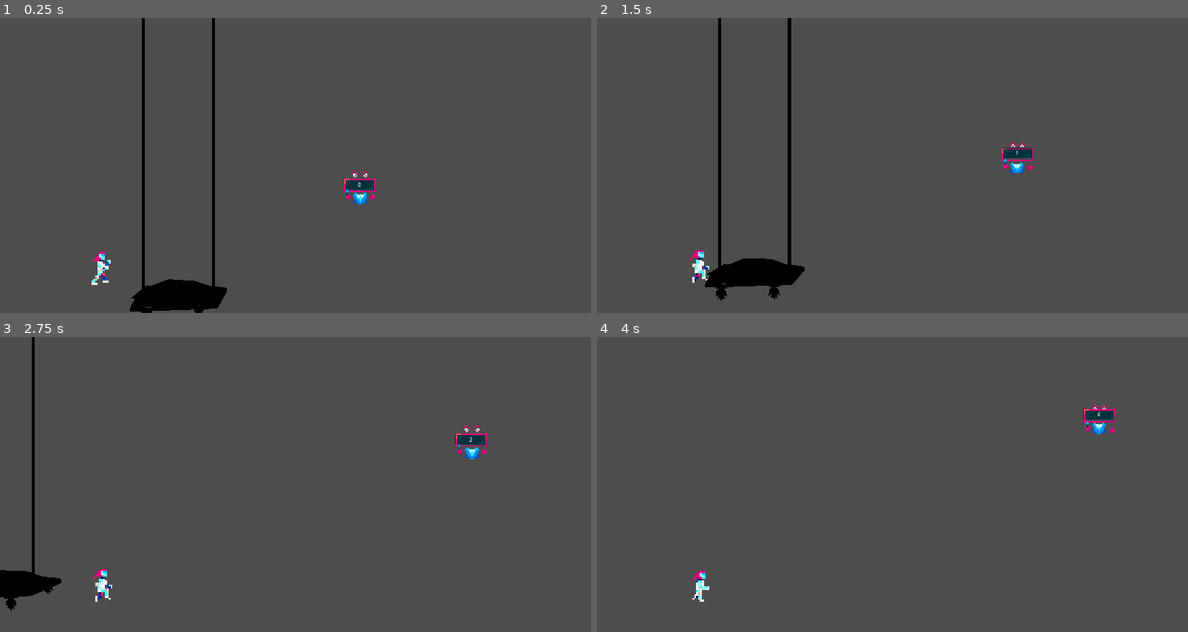
Above: before the commit, frames 1-4 (two rows, left to right).
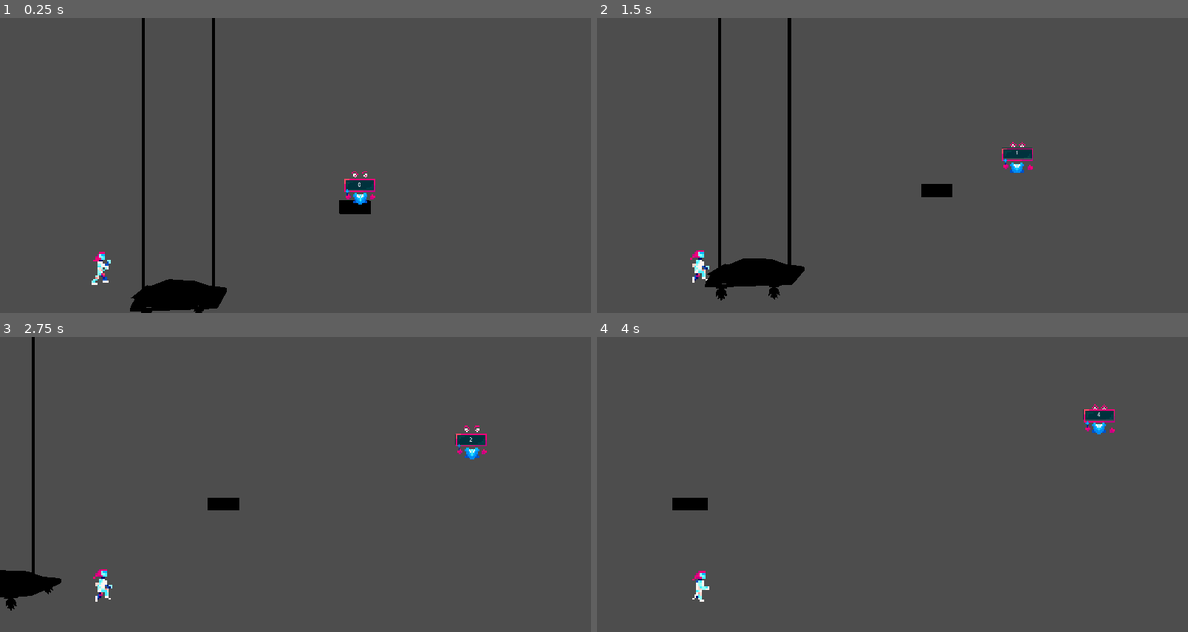
Above: after the commit, the same moments.

Repository: NebulaCoffee/SKG2026-score-gameshow
Game: Godot game, scene res://Scenes/testscene.tscn
Two runs of this game, one before a commit and one after it. Both use one fixed random seed, a clock stepped at 60 frames per second and the inputs below. This scene is started directly instead of the project's main scene.
Inputs:
- Up to frame 1 (0.25 s): no input
- Up to frame 2 (1.5 s): hold Right (ui_right) 0.53-1.28 s; hold Left (ui_left) from 1.28 s (still down)
- Up to frame 3 (2.75 s): release Left (ui_left) at 2.03 s; hold Right (ui_right) from 2.03 s (still down)
- Up to frame 4 (4 s): release Right (ui_right) at 3.53 s; hold Left (ui_left) from 3.53 s (still down)

The runs differ from the first frame. In frame 1, 0.2% of the frame differs, in the area x 57-63%, y 61-67%; in frame 2, 0.2%; in frame 3, 0.2%; in frame 4, 0.3%, in the area x 12-19%, y 54-59%.

Commit message:
minor updates

Diff:
--- a/Scenes/testscene.tscn
+++ b/Scenes/testscene.tscn
@@ -3,6 +3,7 @@
 [ext_resource type="PackedScene" uid="uid://domav2ro4dq8e" path="res://Scenes/high_score.tscn" id="1_wni78"]
 [ext_resource type="PackedScene" uid="uid://y6fr4t71pqff" path="res://Scenes/player.tscn" id="2_nes3m"]
 [ext_resource type="PackedScene" uid="uid://dbhcodxrxq1f" path="res://Assets/3D/LevelGeom/FlyingCar.fbx" id="3_nes3m"]
+[ext_resource type="PackedScene" uid="uid://be8h8x5b3h4jk" path="res://Assets/3D/LevelGeom/Billboard.fbx" id="3_vy56e"]
 
 [sub_resource type="WorldBoundaryShape3D" id="WorldBoundaryShape3D_ganen"]
 
@@ -15,6 +16,9 @@
 [node name="Player" parent="." unique_id=854722899 instance=ExtResource("2_nes3m")]
 transform = Transform3D(1, 0, 0, 0, 1, 0, 0, 0, 1, -76.60614, 3.1065483, 0)
 
+[node name="Billboard" parent="." unique_id=351189854 instance=ExtResource("3_vy56e")]
+transform = Transform3D(100, 0, 0, 0, 100, 0, 0, 0, 100, 84.39762, 29.88956, -24.662262)
+
 [node name="StaticBody2D" type="StaticBody3D" parent="." unique_id=48278438]
 
 [node name="CollisionShape2D" type="CollisionShape3D" parent="StaticBody2D" unique_id=1428262338]
--- a/Scripts/player.gd
+++ b/Scripts/player.gd
@@ -4,7 +4,7 @@
 @onready var player_ani: AnimatedSprite3D = $PlayerChar/PlayerAni
 @onready var player_char: CharacterBody3D = $PlayerChar
 @onready var player_col: CollisionShape3D = $PlayerChar/PlayerCol
-@onready var camera_3d: Camera3D = $PlayerChar/SpringArm3D/Camera3D
+@onready var camera_3d: Camera3D = $PlayerChar/PlayerCam/Camera3D
 
 # Variables
 @export var speed: int # Determines the current speed of the character
